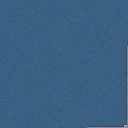
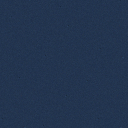
Before/after of a (128, 128) layered artwork. What changed in the layer stack:
painted on "Pasted Layer" over [0,0,128,128]
painted on "Background" over [0,0,128,128]
